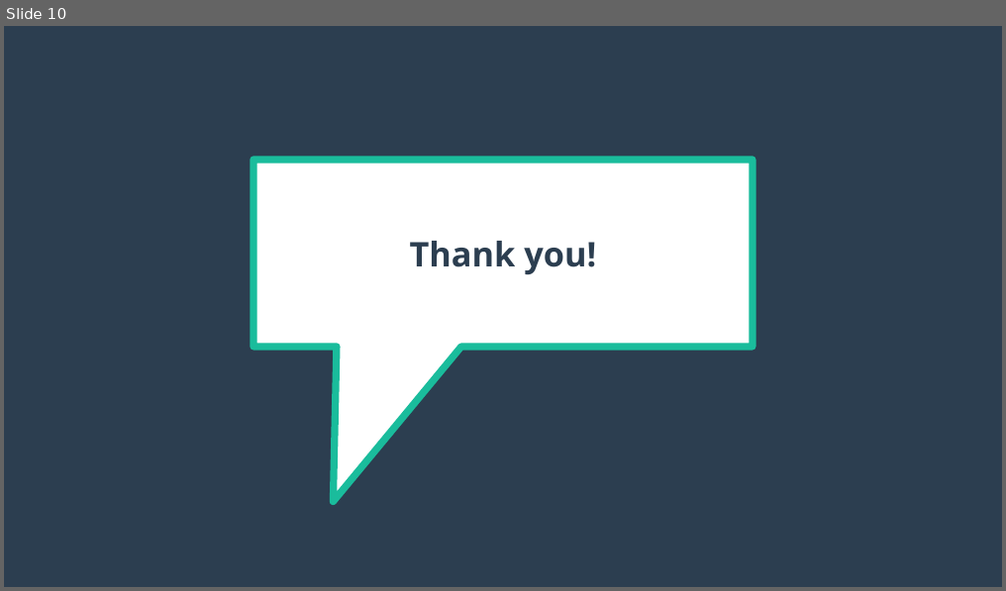
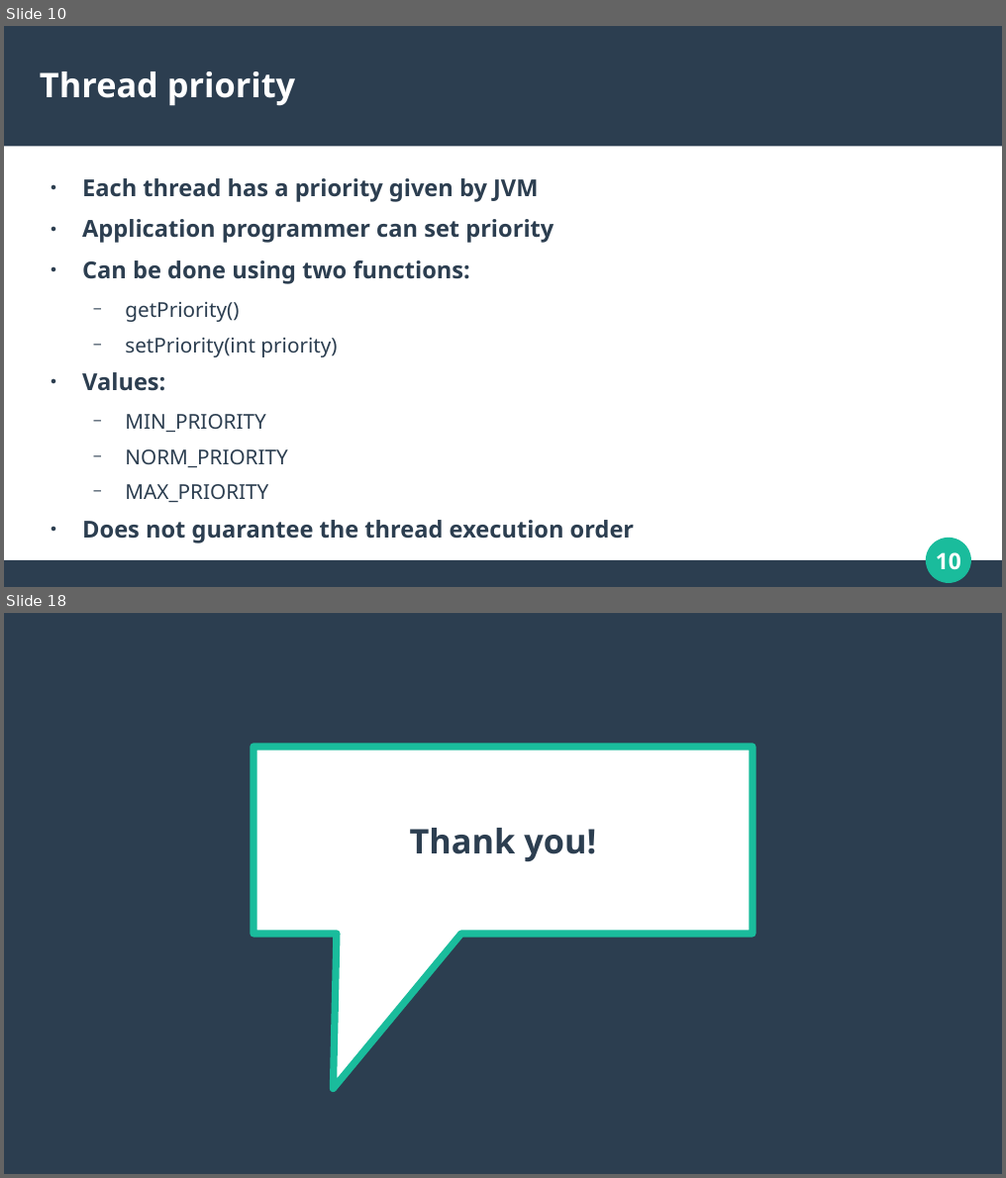
Before and after one commit to Abhishek-Kuvalekar/multithreading-java, a slide deck: Presentation.odp. Shown one above the other, each under a label of ours: slide 10 before the commit, slides 10 and 18 after it; the slides between them are not shown. The pictures are 1006x591 and 1006x1178 pixels, drawn with LibreOffice and Linux fonts; fonts in the diff are those of the drawing. Boxes give left, top, right and bottom in pixels: in the first picture for what was removed or moved away, otherwise in the second. Text is boxed around its words. In the diff, an @@ line names an element or a change of style, - is before the commit and + after.

```diff
--- a/Presentation.odp
+++ b/Presentation.odp
@@ slide 10 added at [4,26,1002,587], background #FFFFFF @@
@@ rectangle added at [4,26,1002,147], fill #2C3E50 @@
@@ title added at [40,72,295,106], 27 pt, text #FFFFFF, bold @@
+Thread priority
@@ text added at [82,178,634,544], 18.6 pt, text #2C3E50, bold @@
+● Each thread has a priority given by JVM
+● Application programmer can set priority
+● Can be done using two functions:
+  − getPriority()
+  − setPriority(int priority)
+● Values:
+  − MIN_PRIORITY
+  − NORM_PRIORITY
+  − MAX_PRIORITY
+● Does not guarantee the thread execution order
+● Demo
@@ ellipse added at [927,539,971,583], fill #1ABC9C, outline #1ABC9C 0.85 pt @@
@@ page number added at [936,553,961,570], 18 pt, text #FFFFFF, bold @@
+10
@@ rectangle added at [4,562,1002,587], fill #2C3E50 @@
@@ what was slide 10 is now slide 18 @@
```
Also in this commit, not shown: 1 slide changed, 8 other slides added, 1 slide removed, 6 other files.
